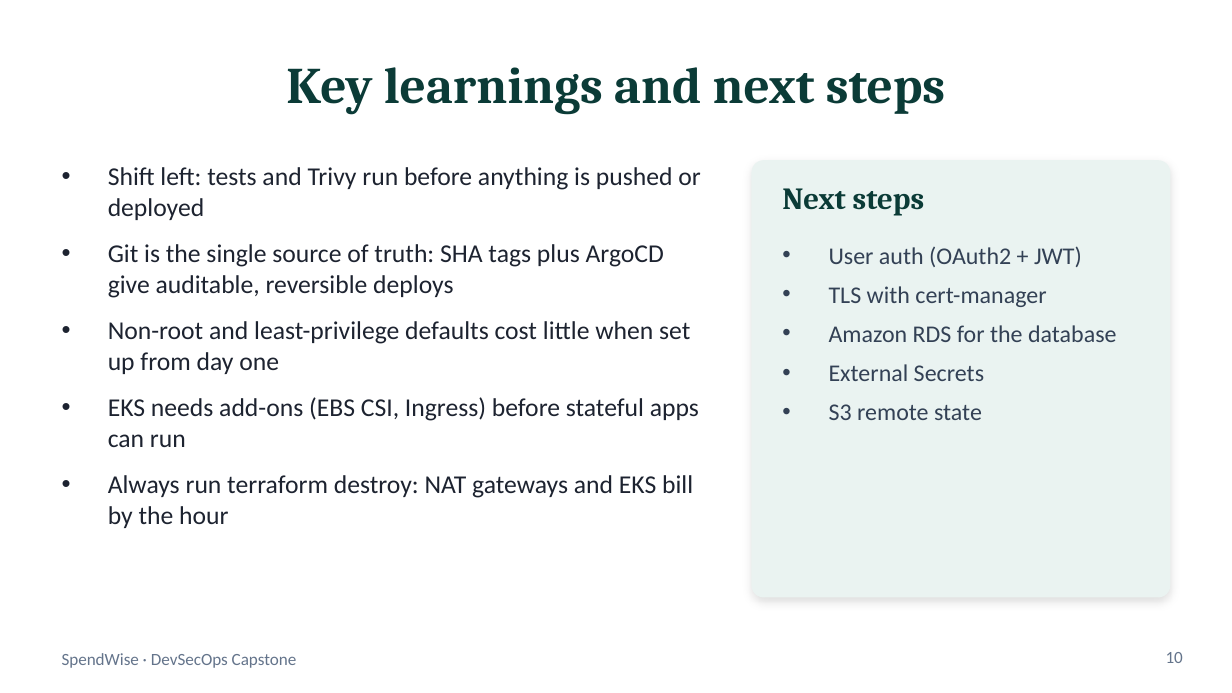
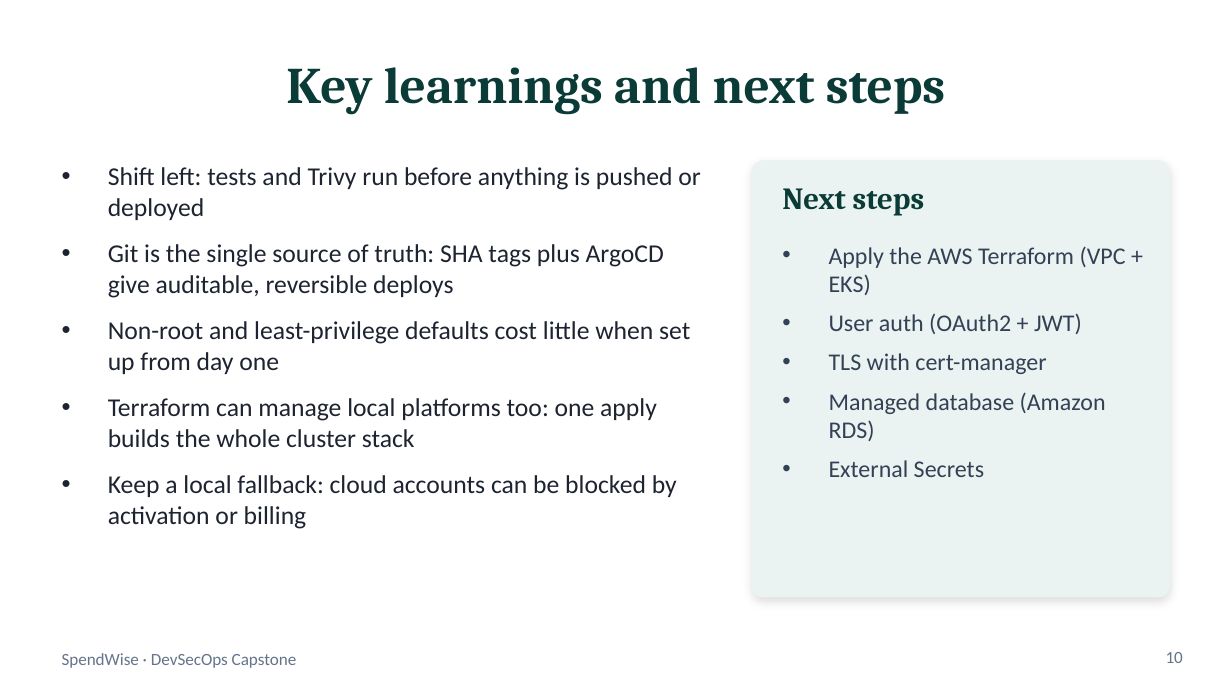
Before and after one commit to PiyushhBansal/spendwise, a slide deck: slide 10 of demo/SpendWise-Presentation.pptx. Drawn at 1232x693 pixels with LibreOffice and Linux fonts; fonts in the diff are those of the drawing. Boxes give left, top, right and bottom in pixels: in the first picture for what was removed or moved away, otherwise in the second. Text is boxed around its words. In the diff, an @@ line names an element or a change of style, - is before the commit and + after.

Commit message:
docs(demo): add PDF slide deck and update slides and video script for local cluster

```diff
--- a/demo/SpendWise-Presentation.pptx
+++ b/demo/SpendWise-Presentation.pptx
@@ text at bbox=[829, 246, 1126, 295]: paragraph added @@
+• Apply the AWS Terraform (VPC + EKS)
@@ text at bbox=[108, 398, 677, 529]: text changed @@
-• EKS needs add-ons (EBS CSI, Ingress) before stateful apps can run
-• Always run terraform destroy: NAT gateways and EKS bill by the hour
+• Terraform can manage local platforms too: one apply builds the whole cluster stack
+• Keep a local fallback: cloud accounts can be blocked by activation or billing
@@ text at bbox=[829, 392, 1106, 441]: text changed @@
-• Amazon RDS for the database
+• Managed database (Amazon RDS)
@@ text at bbox=[829, 404, 982, 420]: paragraph removed @@
-• S3 remote state
```
Also in this commit, not shown: 6 other slides changed, 1 slide added, 1 slide removed, 2 other files.
